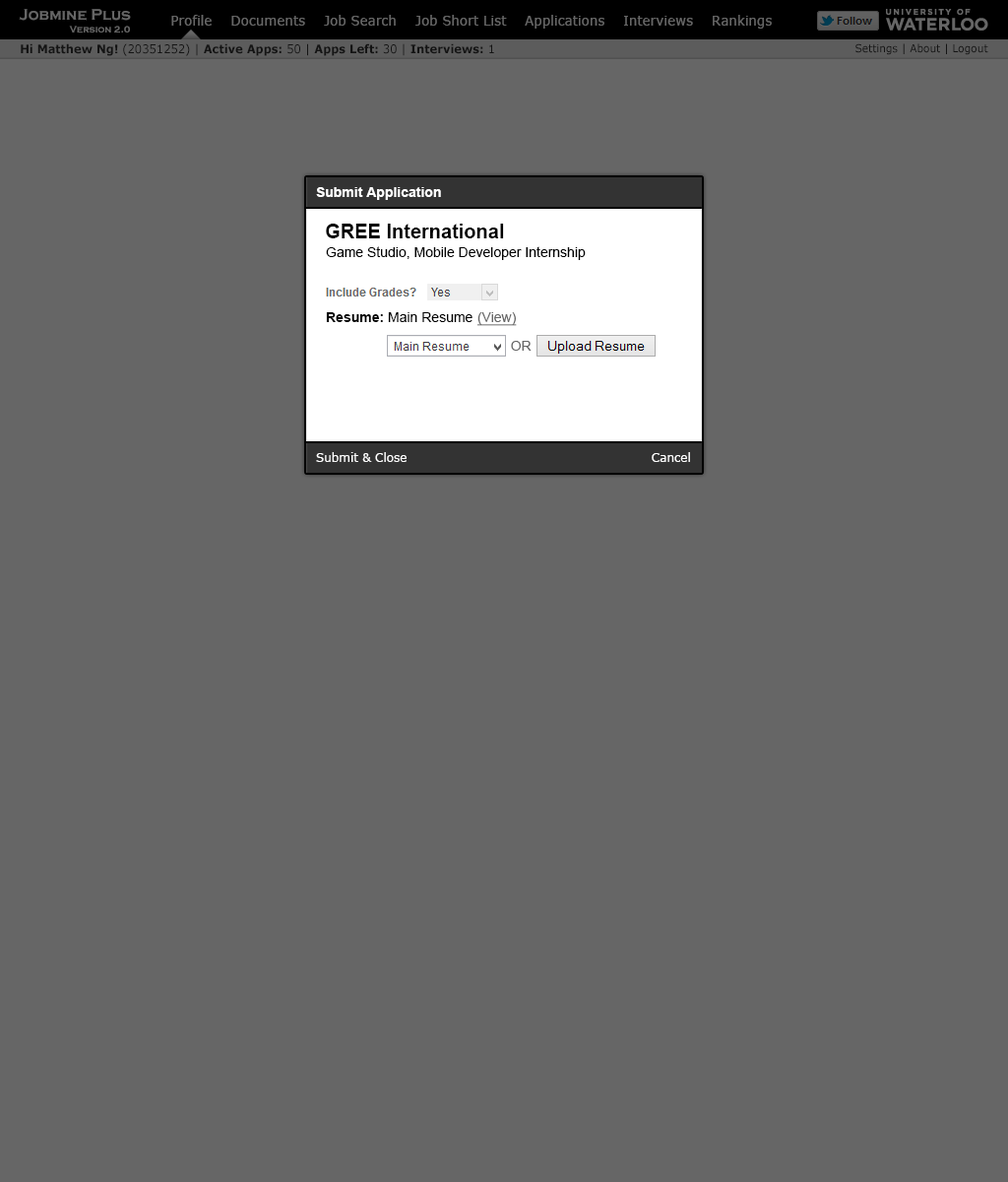
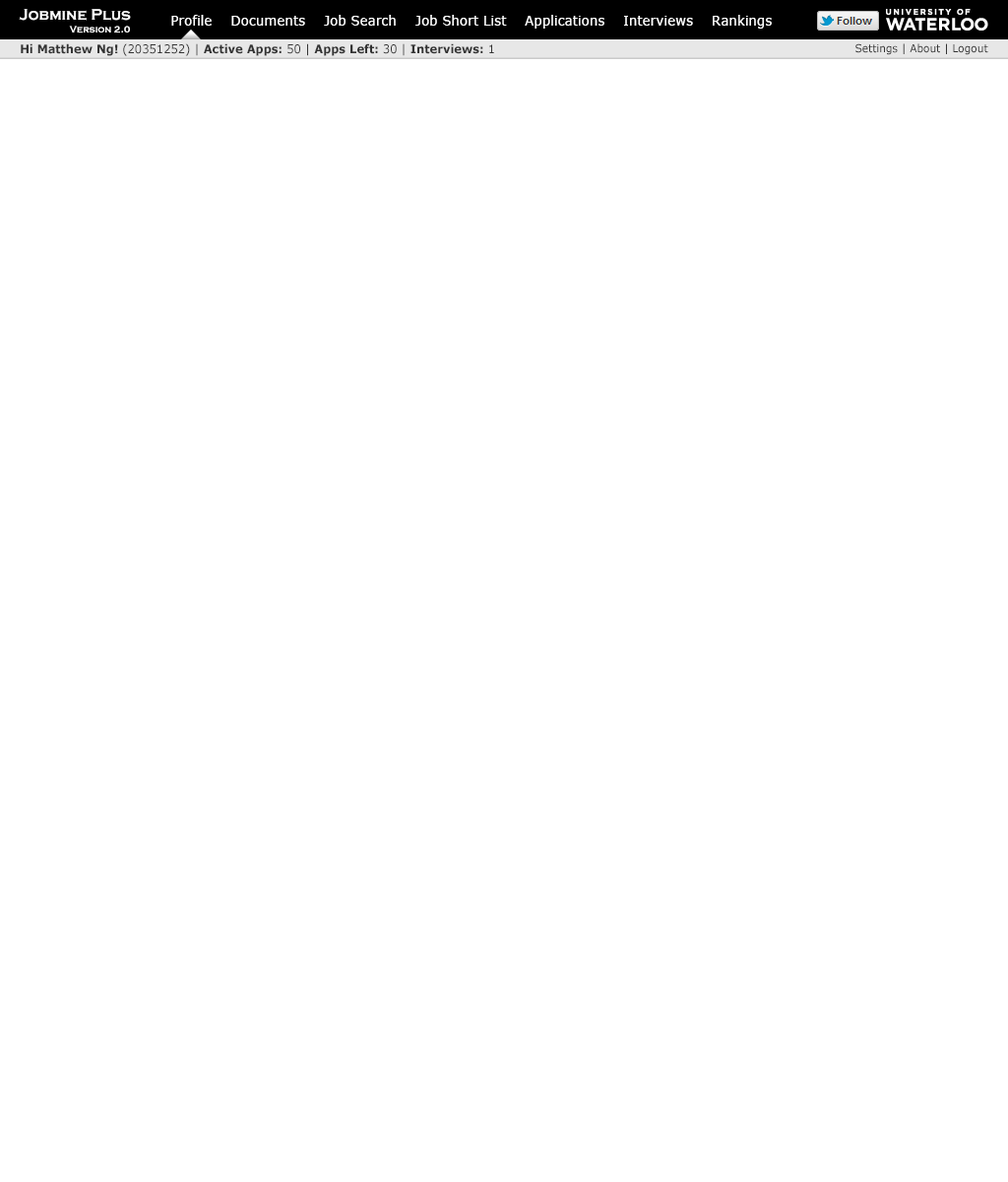
Two versions of the same layered image (1008x1182). Layer-by-layer changes:
hid group "Apply box" (27 layers) over (0, 8, 1008, 1182)
